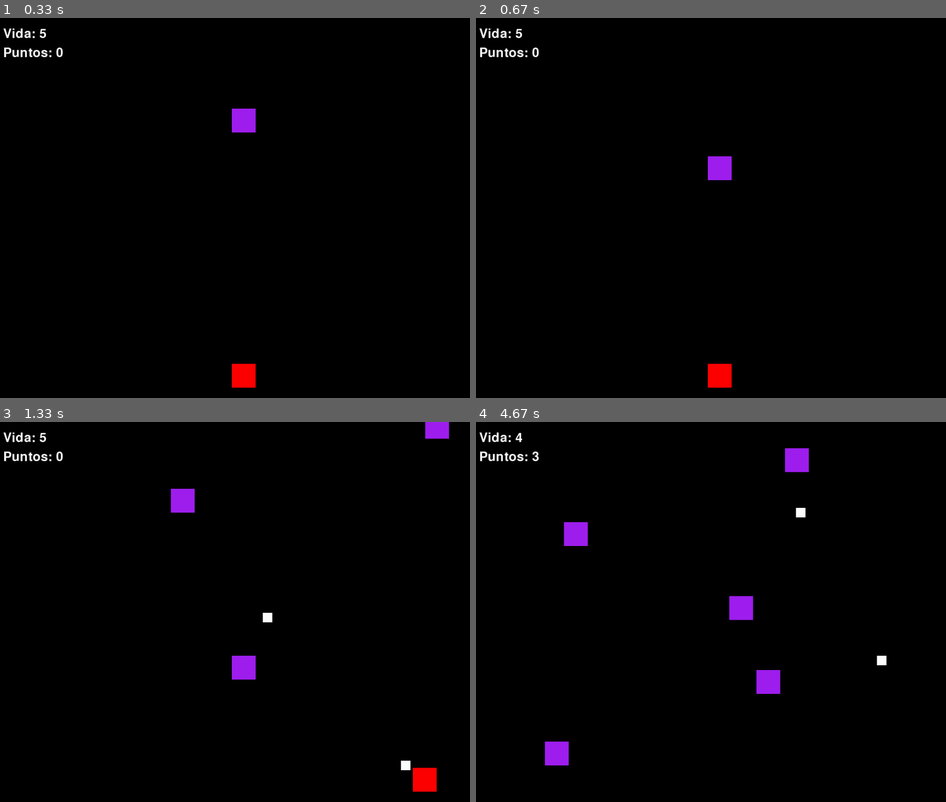
Above: before the commit, frames 1-4 (two rows, left to right).
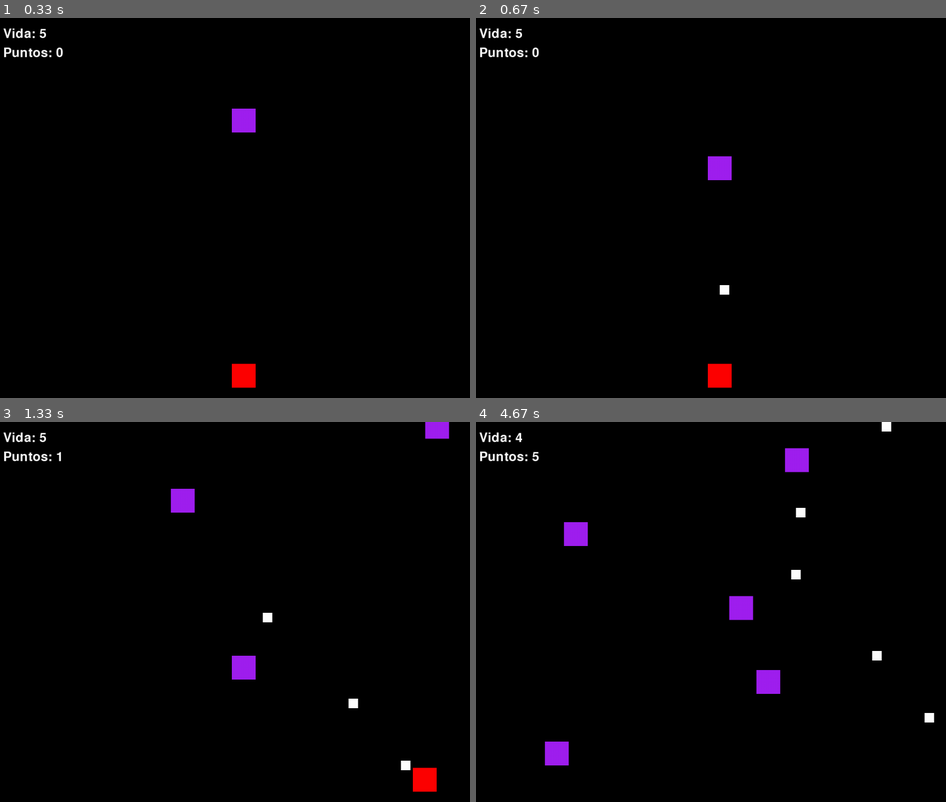
Above: after the commit, the same moments.

Repository: jocsanmj/Pygame
Game: pygame game, started from Game/pygame1.py
Two runs of this game, one before a commit and one after it. Both use one fixed random seed, a clock stepped at 60 frames per second and the inputs below.
Inputs:
- Up to frame 1 (0.33 s): no input
- Up to frame 2 (0.67 s): tap Space at 0.33 s
- Up to frame 3 (1.33 s): hold D 0.67-1.13 s; tap Space at 0.73, 1.03, 1.23 s; hold D from 1.17 s (still down)
- Up to frame 4 (4.67 s): tap Space at 1.53, 1.73, 2.03, 2.3, 2.6, 2.73, 3.03, 3.4, 3.7, 3.9, 4.2, 4.4 s; release D at 1.63 s; hold A 1.67-2.2 s; hold A 2.23-2.63 s; hold D 2.67-3.3 s; hold A 3.33-3.8 s; hold D 3.83-4.3 s; hold D from 4.33 s (still down)

Frame 1 is identical in both runs. In frame 2, less than 0.1% of the frame differs, in the area x 51-54%, y 70-73%; in frame 3, less than 0.1%; in frame 4, 0.3%, in the area x 11-98%, y 0-80%.

Commit message:
ci: added life to enemies so that they can be destroyed with more than one bullet.

Diff:
--- a/Game/enemigo.py
+++ b/Game/enemigo.py
@@ -10,6 +10,7 @@
         self.alto = 50  # Alto del enemigo.
         self.velocidad = 5  # Velocidad del enemigo.
         self.color = "purple"  # Color del enemigo.
+        self.vida = 3 # vida del enemigos
 
         # Crea un rectángulo para representar el enemigo en pantalla.
         self.rect = pygame.Rect(self.x, self.y, self.ancho, self.alto)
--- a/Game/pygame1.py
+++ b/Game/pygame1.py
@@ -23,7 +23,7 @@
 enemigos = []  # Lista para almacenar enemigos.
 balas = [] # Lista para almacenar las balas
 ultima_bala = 0  # Almacena el tiempo en el que se disparó la última bala.
-tiempo_entre_balas = 500  # Define el tiempo en milisegundos que debe pasar entre cada disparo.
+tiempo_entre_balas = 200  # Define el tiempo en milisegundos que debe pasar entre cada disparo.
 
 # Añade un enemigo en el centro de la parte superior de la ventana.
 enemigos.append(Enemigo(ANCHO / 2, 100))  # Crea una instancia de la clase Enemigo en la posición (ANCHO/2, 100).
@@ -112,9 +112,13 @@
         for bala in balas:  # Recorre cada bala en la lista de balas.
             # Verifica si la bala colisiona con el enemigo.
             if pygame.Rect.colliderect(bala.rect, enemigo.rect):  # Si la colisión entre la bala y el enemigo ocurre.
-                enemigos.remove(enemigo)  # Elimina al enemigo que fue alcanzado por la bala de la lista de enemigos.
+                enemigo.vida -= 1 #Disminuye la vida del enemigo por cada bala que lo coliciona
                 balas.remove(bala)  # Elimina la bala de la lista de balas ya que impactó en el enemigo.
+                puntos += 1 #Suma un punto por cada enemigo eliminado
 
+        # Verifica si la vida del enemigo esta completa
+        if enemigo.vida <= 0: # Si la vida del enemigo es menor que 0
+            enemigos.remove(enemigo ) # Se elmina al enemigo y se nos suma 1 punto
 
     # Dibuja todas las balas
     for bala in balas:
